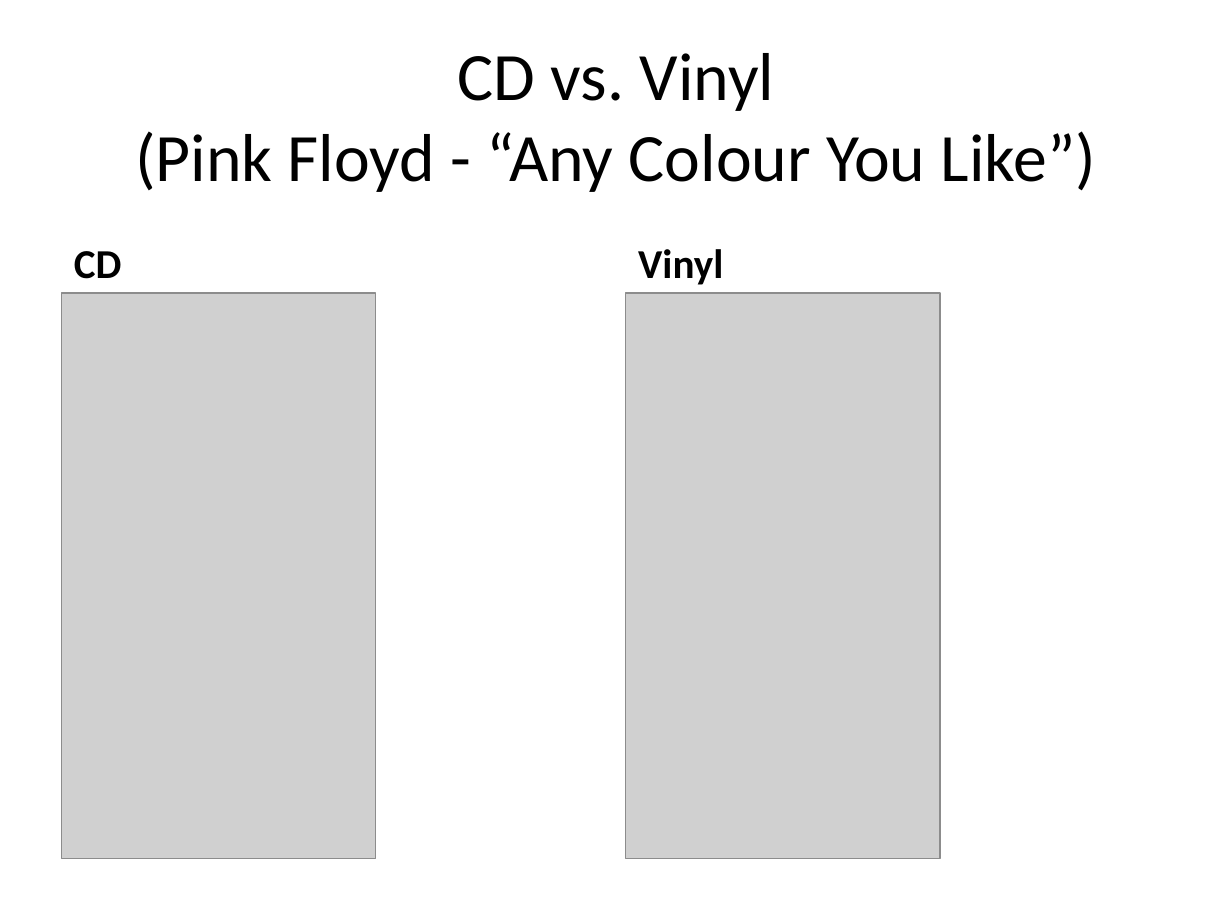
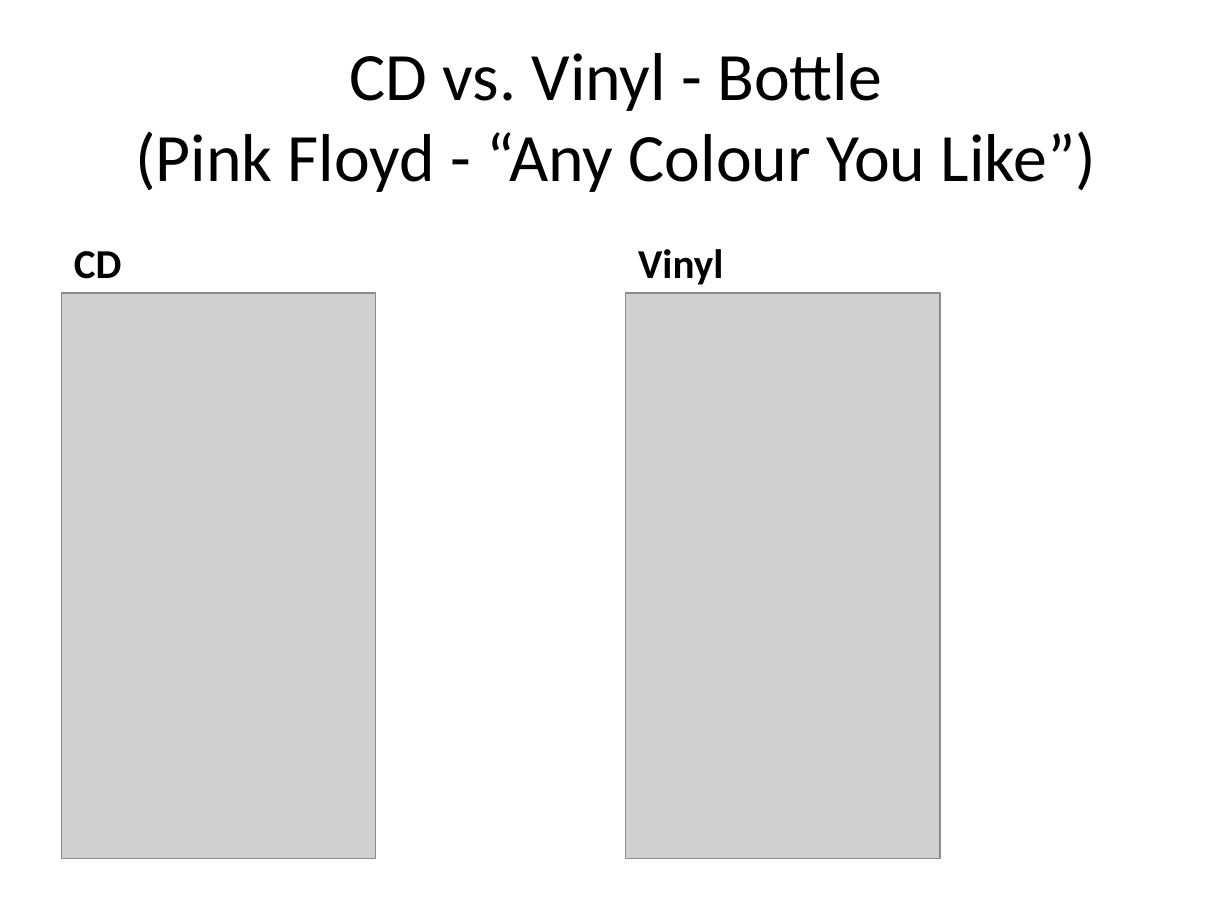
Before and after one commit to Jasonmk47/Graphics-Final, a slide deck: slide 11 of examples/demo.pptx. Drawn at 1232x924 pixels with LibreOffice and Linux fonts; fonts in the diff are those of the drawing; grey boxes stand for pictures. Boxes give left, top, right and bottom in pixels: in the first picture for what was removed or moved away, otherwise in the second. Text is boxed around its words. In the diff, an @@ line names an element or a change of style, - is before the commit and + after.

Commit message:
Updated slideshow titles.

```diff
--- a/examples/demo.pptx
+++ b/examples/demo.pptx
@@ title at <box>135,53,1096,192</box>: text changed @@
-CD vs. Vinyl
-(Pink Floyd - “Any Colour You Like”)
+CD vs. Vinyl - Bottle
+(Pink Floyd - “Any Colour You Like”)
```
Also in this commit, not shown: 2 other slides changed.
